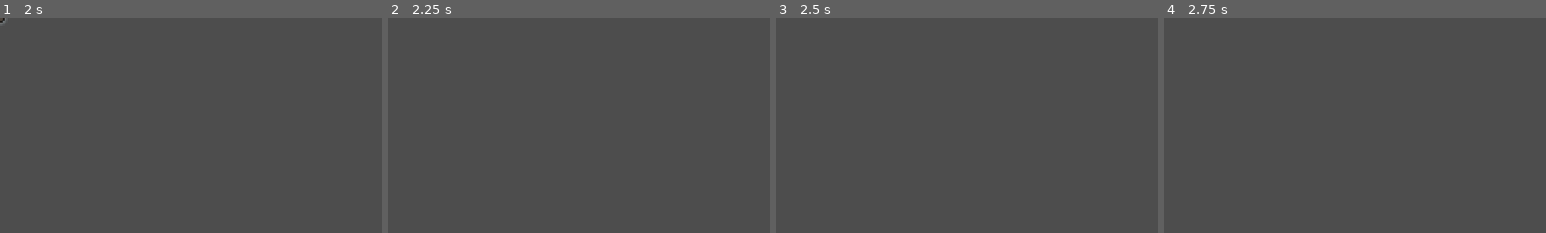
Above: before the commit, frames 1-4 (left to right).
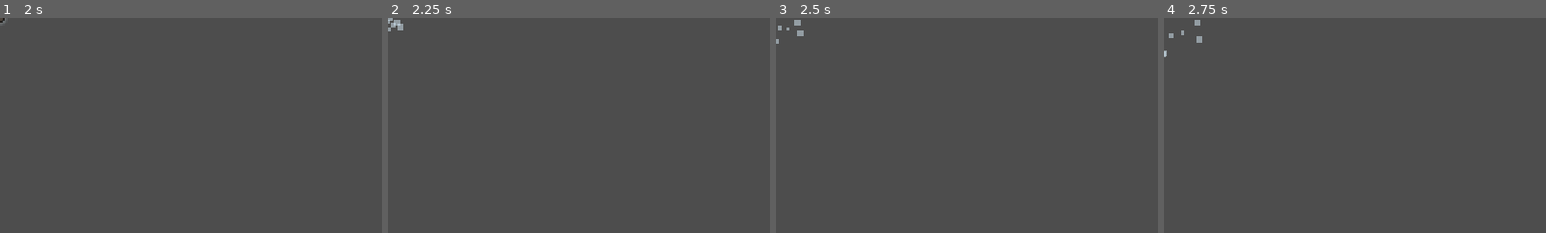
Above: after the commit, the same moments.

Repository: haru225-coder/nk1
Game: Godot game, scene res://scenes/Cannonball.tscn
Two runs of this game, one before a commit and one after it. Both use one fixed random seed, a clock stepped at 60 frames per second and the inputs below. This scene is started directly instead of the project's main scene.
Inputs (mouse positions are % of the whole screen's width and height, from its top left):
- Up to frame 1 (2 s): tap Enter (ui_accept) at 0.5, 0.77, 1.25, 1.52 s; move the mouse to (72, 45) at 0.52 s; hold Right (ui_right) 0.53-1.28 s; tap J at 0.6 s; move the mouse to (30, 55) at 1.27 s; hold Down (ui_down) from 1.28 s (still down); tap K at 1.35 s
- Up to frame 2 (2.25 s): tap Enter (ui_accept) at 2 s; move the mouse to (60, 28) at 2.02 s; release Down (ui_down) at 2.03 s; hold Right (ui_right) from 2.03 s (still down); tap G at 2.1 s
- Up to frame 3 (2.5 s): keep holding Right (ui_right)
- Up to frame 4 (2.75 s): keep holding Right (ui_right)
The pictures show only the part of the screen within x 0-50%, y 0-50%; the shares and areas given below are measured in that part.

Frame 1 is identical in both runs. In frame 2, 0.1% of the frame differs, in the area x 0-4%, y 0-7%; in frame 3, 0.1%; in frame 4, 0.2%, in the area x 0-10%, y 0-19%.

Commit message:
feat(combat): 命中反馈加量级——爆炸三段式、水花双层的
ImpactExplosion 拆三层：白黄闪光芯（0.18s 大粒子）+ 橙红主爆（30→
40 粒）+ 灰烟尾（1.3s 慢速扩散），自毁计时 0.6→1.6 盖住房烟。
WaterSplash 加 FoamRing 平铺白沫层，主水柱 20→34 粒、初速拉高。

另查明：crate/海鸟/鲸影的 _process_spawns 只在非战斗模式跑，而
WorldMap 已纯战斗化——三样是死内容，README 已知坑据此更正。

窗口点验：贴身 J 齐射命中海鹘，爆炸闪光/火团/烟尾可见；B 甩脱回
海图。三套门禁全绿。

Co-authored-by: haru225-coder <haru225-coder@users.noreply.github.com>

Diff:
--- a/scenes/ImpactExplosion.tscn
+++ b/scenes/ImpactExplosion.tscn
@@ -3,7 +3,7 @@
 [node name="ImpactExplosion" type="CPUParticles2D"]
 z_index = 20
 emitting = false
-amount = 30
+amount = 40
 lifetime = 0.5
 one_shot = true
 explosiveness = 0.95
@@ -12,14 +12,46 @@
 direction = Vector2(0, -1)
 spread = 180.0
 gravity = Vector2(0, 0)
-initial_velocity_min = 150.0
-initial_velocity_max = 300.0
+initial_velocity_min = 160.0
+initial_velocity_max = 320.0
 scale_amount_min = 4.0
 scale_amount_max = 12.0
-color = Color(1, 0.4, 0.1, 1)
+color = Color(1, 0.45, 0.12, 1)
+
+[node name="Flash" type="CPUParticles2D" parent="."]
+z_index = 21
+amount = 3
+lifetime = 0.18
+one_shot = true
+explosiveness = 1.0
+emission_shape = 1
+emission_sphere_radius = 2.0
+spread = 180.0
+gravity = Vector2(0, 0)
+initial_velocity_min = 20.0
+initial_velocity_max = 60.0
+scale_amount_min = 18.0
+scale_amount_max = 26.0
+color = Color(1, 0.9, 0.6, 0.9)
+
+[node name="Smoke" type="CPUParticles2D" parent="."]
+z_index = 19
+amount = 16
+lifetime = 1.3
+one_shot = true
+explosiveness = 0.8
+emission_shape = 1
+emission_sphere_radius = 8.0
+spread = 180.0
+gravity = Vector2(0, 0)
+initial_velocity_min = 30.0
+initial_velocity_max = 70.0
+scale_amount_min = 8.0
+scale_amount_max = 16.0
+color = Color(0.28, 0.25, 0.22, 0.5)
 
 [node name="Timer" type="Timer" parent="."]
-wait_time = 0.6
+wait_time = 1.6
 one_shot = true
 autostart = true
 
--- a/scenes/WaterSplash.tscn
+++ b/scenes/WaterSplash.tscn
@@ -3,8 +3,8 @@
 [node name="WaterSplash" type="CPUParticles2D"]
 z_index = 5
 emitting = false
-amount = 20
-lifetime = 0.6
+amount = 34
+lifetime = 0.65
 one_shot = true
 explosiveness = 0.9
 emission_shape = 1
@@ -12,14 +12,30 @@
 direction = Vector2(0, -1)
 spread = 60.0
 gravity = Vector2(0, 300)
-initial_velocity_min = 100.0
-initial_velocity_max = 200.0
-scale_amount_min = 2.0
-scale_amount_max = 8.0
-color = Color(0.9, 0.95, 1, 0.8)
+initial_velocity_min = 130.0
+initial_velocity_max = 260.0
+scale_amount_min = 3.0
+scale_amount_max = 10.0
+color = Color(0.9, 0.95, 1, 0.85)
+
+[node name="FoamRing" type="CPUParticles2D" parent="."]
+z_index = 4
+amount = 18
+lifetime = 0.9
+one_shot = true
+explosiveness = 0.85
+emission_shape = 1
+emission_sphere_radius = 8.0
+spread = 180.0
+gravity = Vector2(0, 0)
+initial_velocity_min = 50.0
+initial_velocity_max = 110.0
+scale_amount_min = 6.0
+scale_amount_max = 12.0
+color = Color(0.85, 0.93, 0.98, 0.5)
 
 [node name="Timer" type="Timer" parent="."]
-wait_time = 1.0
+wait_time = 1.2
 one_shot = true
 autostart = true
 
Not shown, changed: README.md
